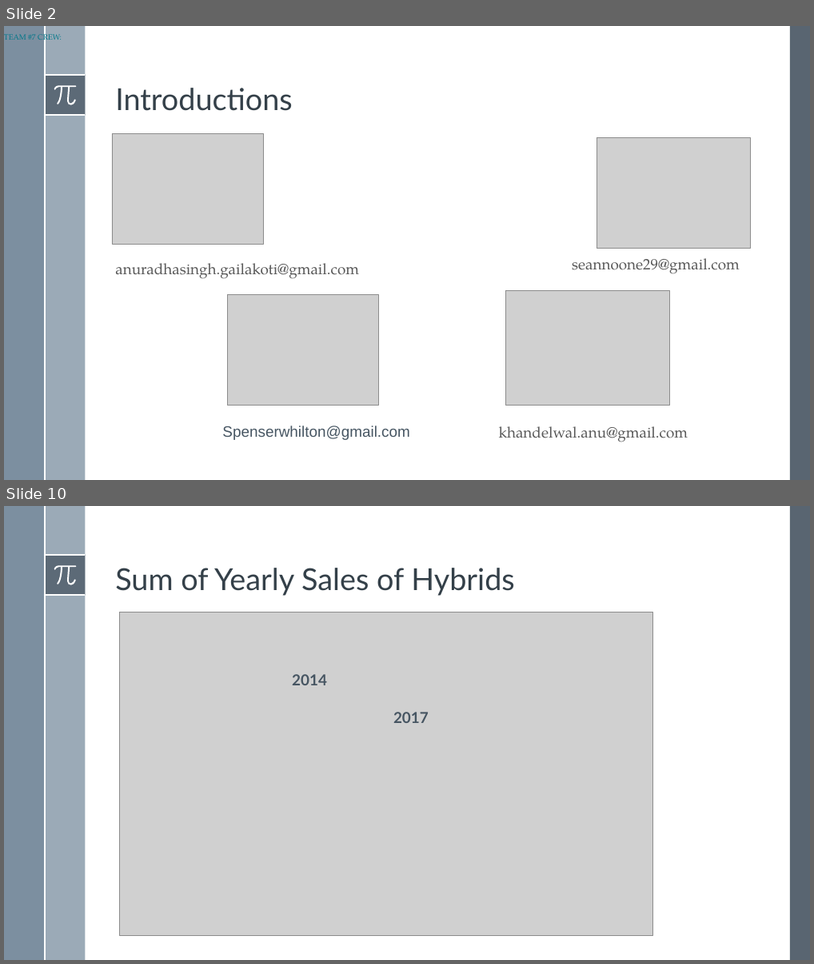
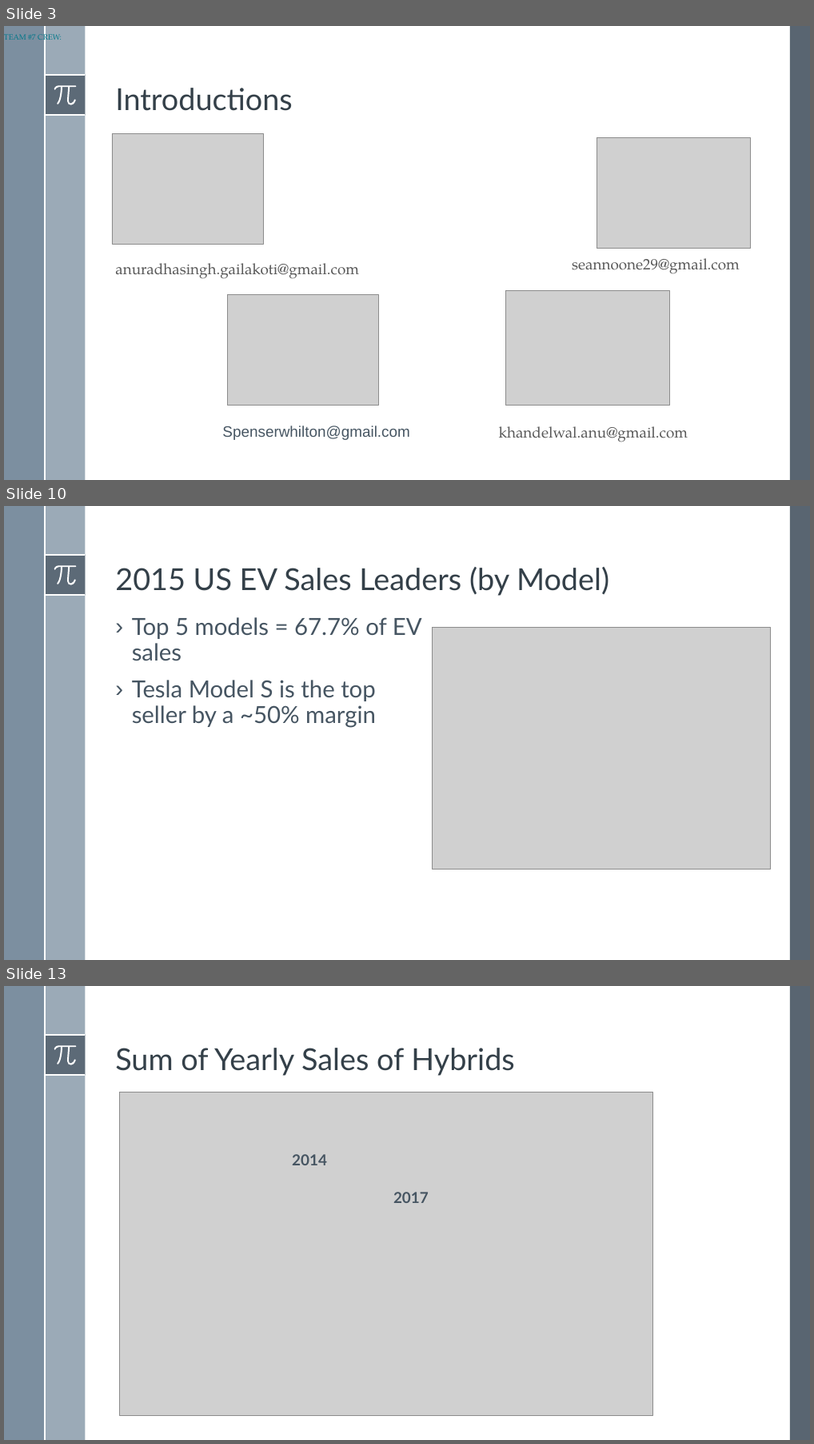
Before and after one commit to SpenserHilton/BootcampProj1, a slide deck: Project1_Presentation_EV.pptx. Shown one above the other, each under a label of ours: slides 2 and 10 before the commit, slides 3, 10 and 13 after it; the slides between them are not shown. The pictures are 814x964 and 814x1444 pixels, drawn with LibreOffice and Linux fonts; fonts in the diff are those of the drawing; grey boxes stand for pictures. Boxes give left, top, right and bottom in pixels: in the first picture for what was removed or moved away, otherwise in the second. Text is boxed around its words. In the diff, an @@ line names an element or a change of style, - is before the commit and + after.

```diff
--- a/Project1_Presentation_EV.pptx
+++ b/Project1_Presentation_EV.pptx
@@ slide 10 added at (4,506,810,960), background #FFFFFF; not listed: 8 template elements that a slide beside it also shows @@
@@ title added at (115,567,610,596), 36 pt, text #35404A @@
+2015 US EV Sales Leaders (by Model)
@@ text added at (132,617,422,727), 28 pt, text #465562 @@
+› Top 5 models = 67.7% of EV sales
+› Tesla Model S is the top seller by a ~50% margin
@@ picture added at (432,627,770,869) @@
@@ what was slide 2 is now slide 3 @@
@@ what was slide 10 is now slide 13 @@
```
Also in this commit, not shown: 6 slides changed, 9 other slides added, 12 slides removed, 5 other files.
